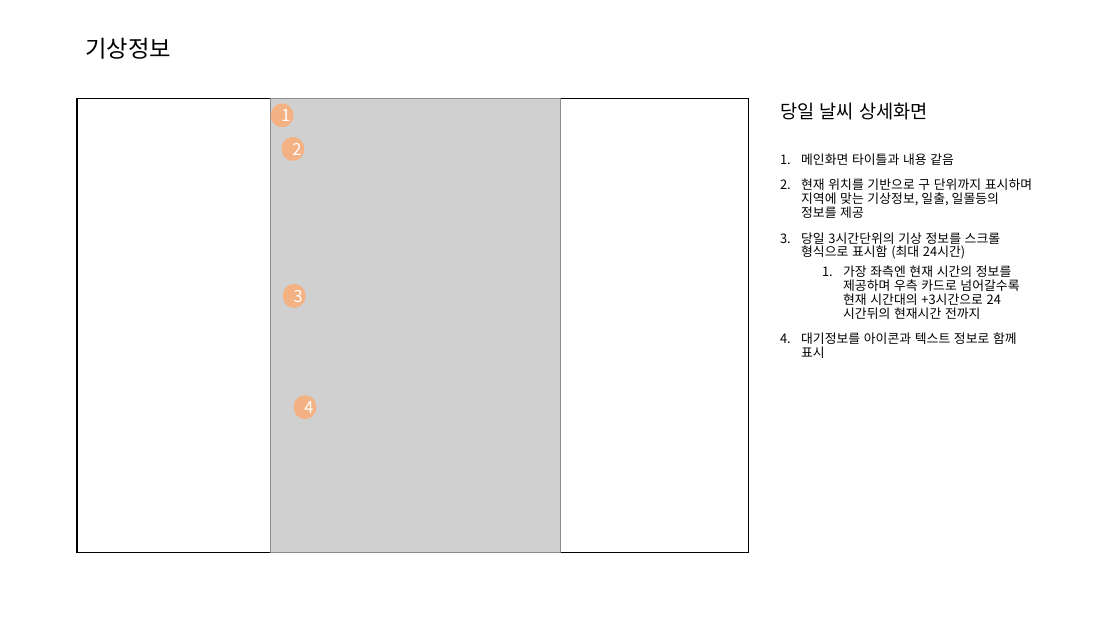
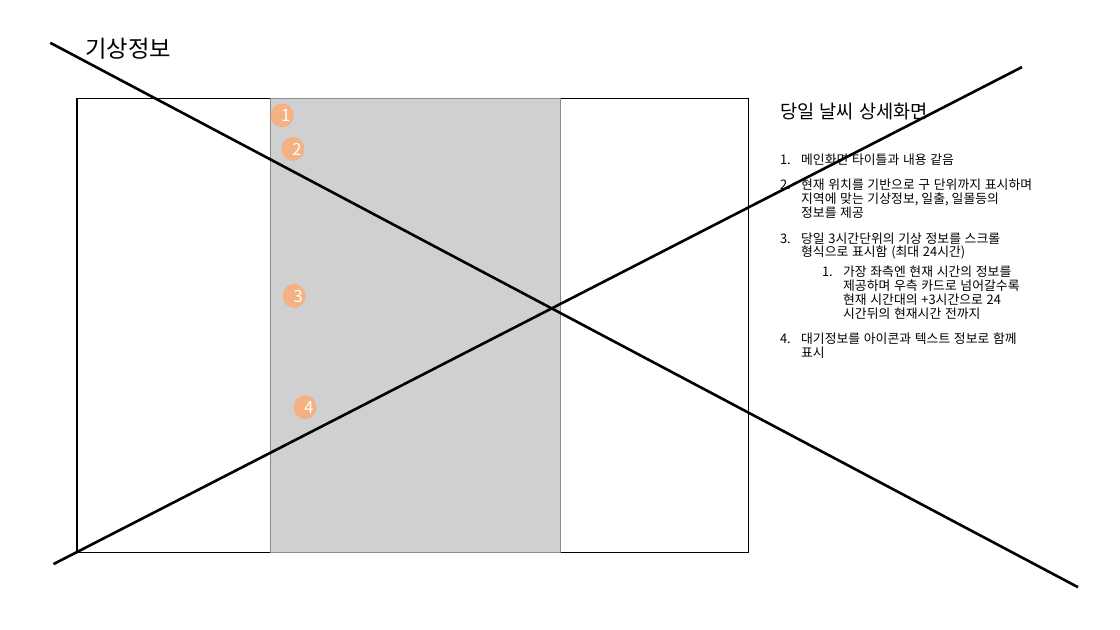
Before and after one commit to jsg3121/WeatherVue, a slide deck: slide 6 of Doc/기능정의서.pptx. Drawn at 1120x630 pixels with LibreOffice and Linux fonts; fonts in the diff are those of the drawing; grey boxes stand for pictures. Boxes give left, top, right and bottom in pixels: in the first picture for what was removed or moved away, otherwise in the second. Text is boxed around its words. In the diff, an @@ line names an element or a change of style, - is before the commit and + after.

```diff
--- a/Doc/기능정의서.pptx
+++ b/Doc/기능정의서.pptx
@@ line added from (50, 43) to (1078, 587), #000000 2.25 pt @@
@@ line added from (54, 565) to (1023, 67), #000000 2.25 pt @@
```
Also in this commit, not shown: 1 other slide changed, 1 slide added.
